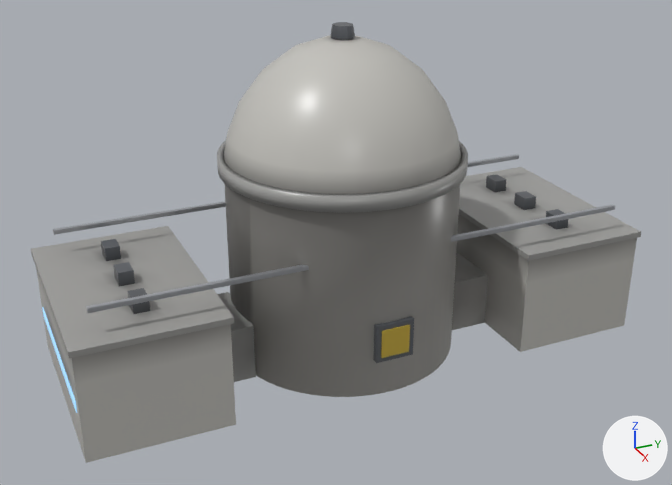
Renders of the glTF model assets/maps/reactor_site/glb/03_reactor_block.glb from each side of a commit.
Rendered twice from a 50 mm lens placed at (163.0, -74.7, 104.4), pointed at (3.5, -3.0, 24.6). Arrows for +X, +Y and +Z are at lower right; the lights stay in place. The picture after the commit comes second. Vertices at exactly the same position are counted once.

Names of what the first picture shows: 'reactor_block_concrete', 'reactor_block_concretedark', 'reactor_block_steel', 'reactor_block_steeldark', 'reactor_block_warning_nocol' and 1 more.
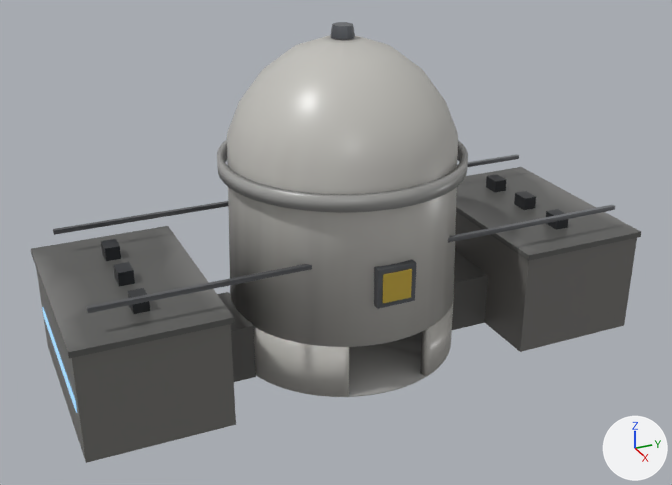
The newer file is also rescaled (x1.145) as a whole; pictures and numbers use the older file's frame.

What differs and where, as boxes [x1, y1, x2, y2] in the pictures (672 x 485 px):
part 1 of me_reactor_block_concrete_mesh, cut back: before [223, 138, 461, 397]; after [40, 139, 637, 397]
part 2 of me_reactor_block_concrete_mesh, recoloured: [38, 38, 634, 463] in both
part 3 of me_reactor_block_concretedark_mesh, added: after [266, 332, 448, 397]
part 4 of me_reactor_block_concretedark_mesh, recoloured (darker): [31, 141, 641, 382] in both
part 5 of me_reactor_block_steeldark_mesh, added: after [374, 260, 416, 309]
part 6 of me_reactor_block_steeldark_mesh, deleted: before [374, 316, 414, 363]
part 7 of me_reactor_block_steeldark_mesh, recoloured: [101, 37, 568, 314] in both

The change in detail:
me_reactor_block_concrete_mesh is used by ob_reactor_block_concrete; location (0.0, 0.0, 0.0).
me_reactor_block_concrete_mesh had 554 vertices, 1096 faces and spanned x -24.0..24.0, y -60.0..60.0, z 0.0..66.0.
me_reactor_block_concrete_mesh now has 1453 vertices, 2896 faces and spans x -24.0..24.0, y -60.0..60.0, z 0.0..66.0.
me_reactor_block_concrete_mesh part 1: 111 vertices removed from x -24.0..24.0, y -24.0..24.0, z 0.0..42.0; 1010 vertices added at x -24.0..24.0, y -60.0..60.0, z 0.0..66.0.
me_reactor_block_concrete_mesh part 2: 346 kept faces spanning x -23.0..23.0, y -60.0..60.0, z 0.0..66.0 get new vertex colours.
me_reactor_block_concretedark_mesh is used by ob_reactor_block_concretedark; location (0.0, 0.0, 0.0).
me_reactor_block_concretedark_mesh had 426 vertices, 836 faces and spanned x -25.2..25.2, y -60.5..60.5, z 0.0..43.0.
me_reactor_block_concretedark_mesh now has 540 vertices, 1060 faces and spans x -25.2..25.2, y -60.5..60.5, z 0.0..43.0.
me_reactor_block_concretedark_mesh part 3: a new loose piece, a 56-sided cylinder along z spanning x -24.0..24.0, y -24.0..24.0, z 0.0..0.26, in mat_concretedark.
me_reactor_block_concretedark_mesh part 4: 804 kept faces spanning x -25.2..25.2, y -60.5..60.5, z 0.0..43.0 get new vertex colours.
me_reactor_block_steeldark_mesh is used by ob_reactor_block_steeldark; location (0.0, 0.0, 0.0).
me_reactor_block_steeldark_mesh had 80 vertices, 128 faces and spanned x -14.0..24.9, y -47.5..47.5, z 8.0..68.4.
me_reactor_block_steeldark_mesh now has 90 vertices, 148 faces and spans x -14.0..24.9, y -47.5..47.5, z 20.0..68.4.
me_reactor_block_steeldark_mesh part 5: a new loose piece of 18 vertices spanning x 22.5..24.9, y -4.0..4.0, z 20.0..28.0, in mat_steeldark.
me_reactor_block_steeldark_mesh part 6: the loose piece of 8 vertices spanning x 22.5..24.9, y -4.0..4.0, z 8.0..16.0 is deleted.
me_reactor_block_steeldark_mesh part 7: 116 kept faces spanning x -14.0..14.0, y -47.5..47.5, z 23.2..68.4 get new vertex colours; the middle colour goes from light grey #cfcdca to grey #8e8c8b.
